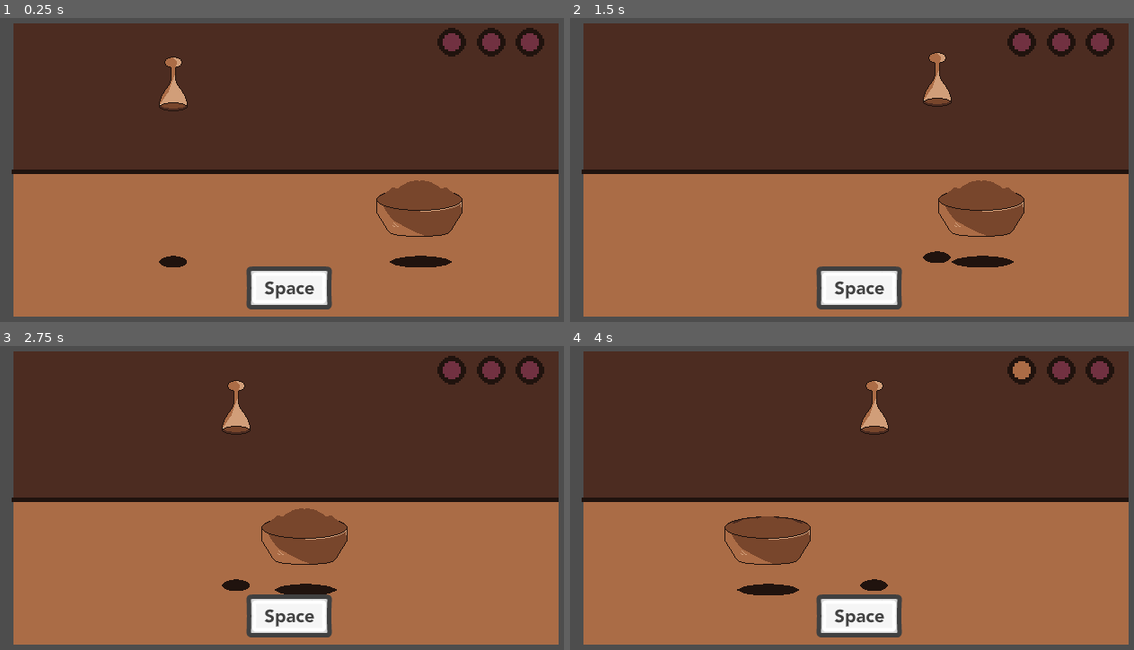
Above: before the commit, frames 1-4 (two rows, left to right).
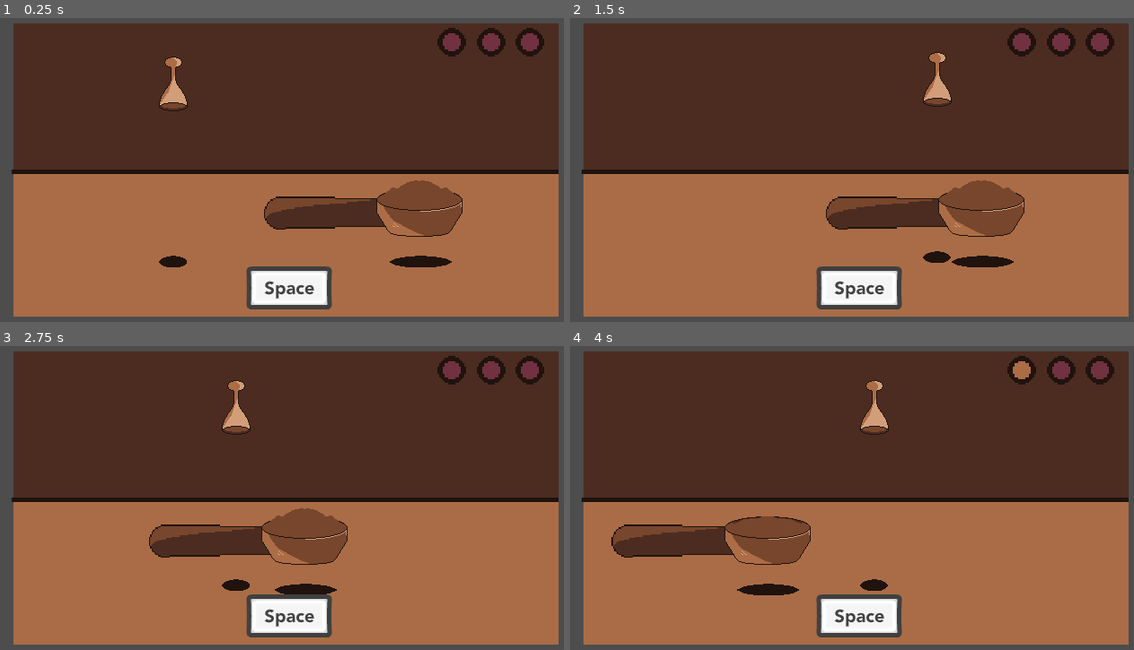
Above: after the commit, the same moments.

Repository: billbobphil/coffee-jam-2023
Game: Godot game, scene res://scenes/espresso_mini_game.tscn
Two runs of this game, one before a commit and one after it. Both use one fixed random seed, a clock stepped at 60 frames per second and the inputs below. This scene is started directly instead of the project's main scene.
Inputs (mouse positions are in pixels of both pictures, inside the frame that each line leads up to):
- Up to frame 1 (0.25 s): no input
- Up to frame 2 (1.5 s): move the mouse to (981, 154) at 0.52 s; hold D (move_right) 0.53-1.28 s; tap Space (dash) at 0.6 s; move the mouse to (744, 188) at 1.27 s; hold S (move_down) from 1.28 s (still down); tap Tab (change_camera) at 1.35 s
- Up to frame 3 (2.75 s): tap Space (dash) at 1.55, 2.1 s; move the mouse to (344, 428) at 2.02 s; release S (move_down) at 2.03 s; hold D (move_right) from 2.03 s (still down)
- Up to frame 4 (4 s): move the mouse to (829, 564) at 2.77 s; release D (move_right) at 2.78 s; hold W (move_up) 2.78-3.53 s; tap F (interact) at 2.85 s; tap Space (dash) at 3.05, 3.6 s; move the mouse to (1032, 549) at 3.52 s; hold A (move_left) from 3.53 s (still down)

The runs differ from the first frame. In frame 1, 2.0% of the frame differs, in the area x 46-69%, y 58-70%; in frame 2, 2.0%; in frame 3, 2.0%; in frame 4, 2.0%, in the area x 7-29%, y 58-70%.

Commit message:
Added sound effects to espresso minigame and polished remaining art assets

Diff:
--- a/scenes/espresso_mini_game.tscn
+++ b/scenes/espresso_mini_game.tscn
@@ -10,12 +10,15 @@
 [ext_resource type="Texture2D" uid="uid://ba2xun1c0f6x4" path="res://art/espresso-puck-done.png" id="4_rmd5q"]
 [ext_resource type="Texture2D" uid="uid://df3uxqwbc6ncl" path="res://art/32x32-circle.png" id="6_3woro"]
 [ext_resource type="Texture2D" uid="uid://cywl0jo8j6elu" path="res://art/Space_Key_Light.png" id="7_byje2"]
+[ext_resource type="Texture2D" uid="uid://do84dbxusn65d" path="res://art/handle.png" id="7_xs734"]
 [ext_resource type="Texture2D" uid="uid://bse0syiko5u75" path="res://art/success_indicator_empty.png" id="8_cpfim"]
 [ext_resource type="Texture2D" uid="uid://1jg1ulu5eeyp" path="res://art/espresso-presser.png" id="9_iljwa"]
+[ext_resource type="AudioStream" uid="uid://x2o2vt1uvqo0" path="res://sound/whiff.wav" id="11_kbj0a"]
 [ext_resource type="Texture2D" uid="uid://ba1g0ttfuwek7" path="res://art/coffee-station-64x64.png" id="12_jpa7h"]
+[ext_resource type="AudioStream" uid="uid://dej16mfpp4ar6" path="res://sound/thud.mp3" id="14_b7ioc"]
 
 [sub_resource type="RectangleShape2D" id="RectangleShape2D_24vq6"]
-size = Vector2(88, 36)
+size = Vector2(76, 36)
 
 [sub_resource type="RectangleShape2D" id="RectangleShape2D_jmomd"]
 size = Vector2(8, 32)
@@ -51,13 +54,18 @@
 leftBound = 120
 rightBound = 520
 
+[node name="Handle" type="Sprite2D" parent="EspressoPuck"]
+position = Vector2(-96, 5)
+scale = Vector2(1.49219, 1.49219)
+texture = ExtResource("7_xs734")
+
 [node name="Sprite2D" type="Sprite2D" parent="EspressoPuck"]
 texture = ExtResource("4_2m25h")
 
 [node name="Area2D" type="Area2D" parent="EspressoPuck"]
 
 [node name="CollisionShape2D" type="CollisionShape2D" parent="EspressoPuck/Area2D"]
-position = Vector2(1, -8)
+position = Vector2(0, -8)
 shape = SubResource("RectangleShape2D_24vq6")
 
 [node name="Shadow" type="Sprite2D" parent="EspressoPuck"]
@@ -88,6 +96,9 @@
 scale = Vector2(0.96875, 0.40625)
 texture = ExtResource("6_3woro")
 
+[node name="WhiffSoundEffect" type="AudioStreamPlayer" parent="EspressoPresser"]
+stream = ExtResource("11_kbj0a")
+
 [node name="SuccessIndicator_One" type="Sprite2D" parent="."]
 position = Vector2(503, 35)
 scale = Vector2(2, 2)
@@ -111,4 +122,7 @@
 position = Vector2(-102, 254)
 texture = ExtResource("12_jpa7h")
 
+[node name="ThudSoundEffect" type="AudioStreamPlayer" parent="."]
+stream = ExtResource("14_b7ioc")
+
 [connection signal="body_entered" from="EspressoPuck/Area2D" to="." method="_on_area_2d_body_entered"]
--- a/scripts/EspressoPresser.gd
+++ b/scripts/EspressoPresser.gd
@@ -13,6 +13,7 @@
 
 	if(Input.is_action_just_pressed("dash") && !isDepressed):
 		isDepressed = true;
+		$WhiffSoundEffect.play();
 		position.y = 220 - 16;
 		await get_tree().create_timer(.2).timeout;
 		position.y = 90;
--- a/scripts/espresso_mini_game.gd
+++ b/scripts/espresso_mini_game.gd
@@ -11,6 +11,7 @@
 func _on_area_2d_body_entered(body):
 	if(body.name == "EspressoPresserCollider"):
 		print("DID IT!")
+		$ThudSoundEffect.play();
 		numberOfSuccesses += 1;
 		updateSuccessSprites();
 		if(numberOfSuccesses == 3):
Binary file added: art/handle.png
Not shown, added: art/handle.png.import
Not shown: 1 places in scenes/espresso_mini_game.tscn that only renumber resources
Not shown, added: sound/thud.mp3.import
Not shown, added: sound/whiff.wav.import
Not shown, added: sound/thud.mp3
Not shown, added: sound/whiff.wav
